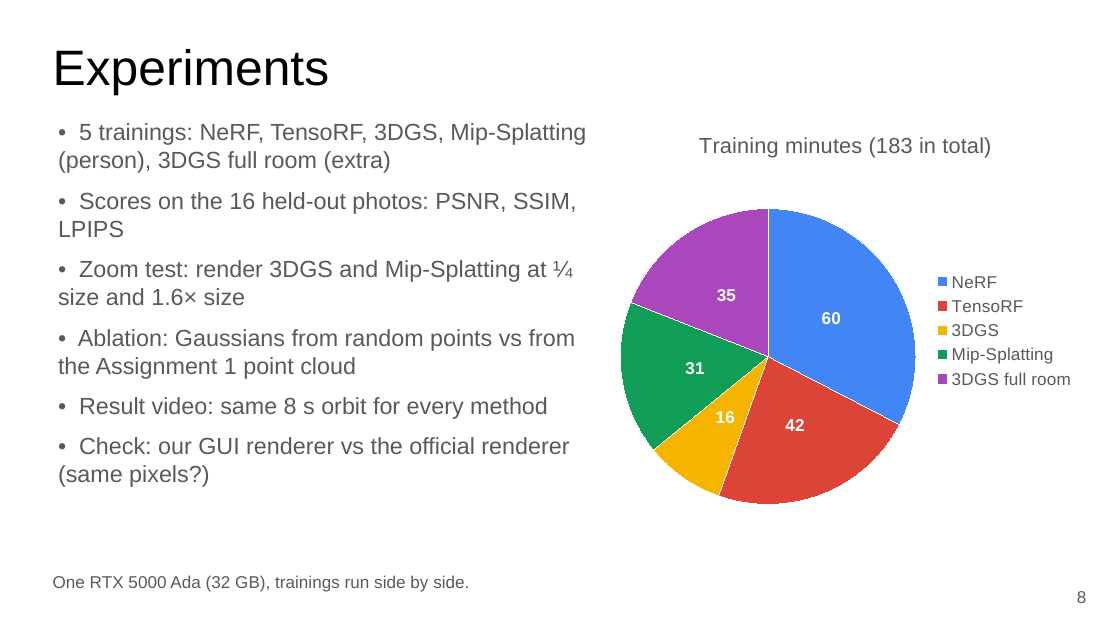
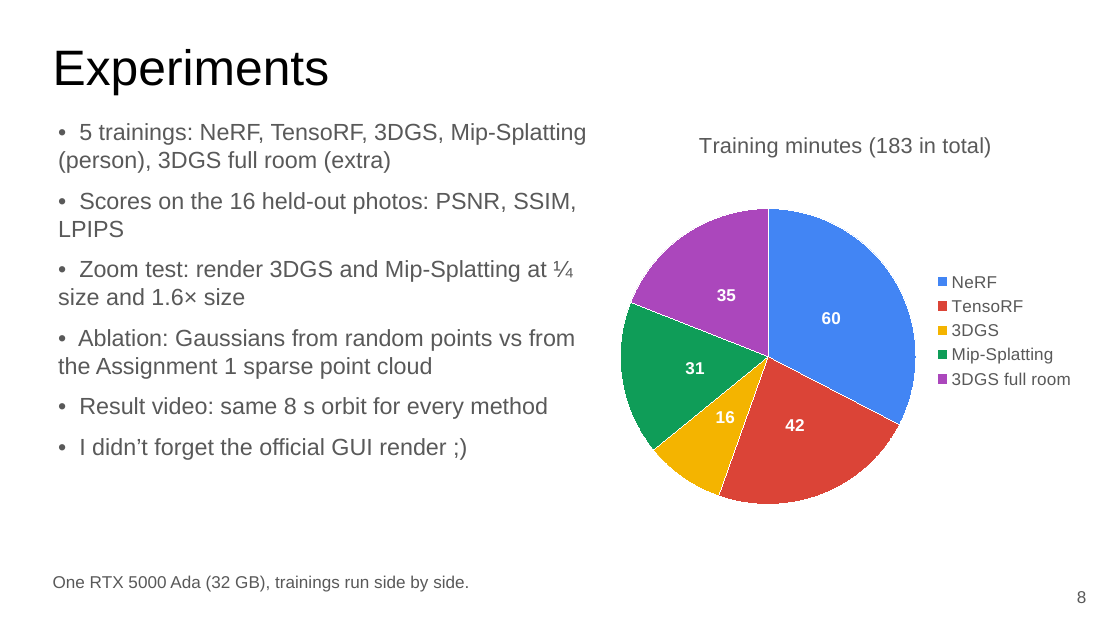
Before and after one commit to anas2908/cv802_assignment_3, a slide deck: slide 14 of docs/slides/CV802_SP3_novel_view_synthesis.pptx (slide 8 before the commit). Drawn at 1120x630 pixels with LibreOffice and Linux fonts; fonts in the diff are those of the drawing. Boxes give left, top, right and bottom in pixels: in the first picture for what was removed or moved away, otherwise in the second. Text is boxed around its words. In the diff, an @@ line names an element or a change of style, - is before the commit and + after.

```diff
--- a/docs/slides/CV802_SP3_novel_view_synthesis.pptx
+++ b/docs/slides/CV802_SP3_novel_view_synthesis.pptx
@@ text at <box>58,123,587,419</box>: less space between paragraphs @@
@@ text at <box>58,329,576,379</box>: text changed @@
-• Ablation: Gaussians from random points vs from the Assignment 1 point cloud
+• Ablation: Gaussians from random points vs from the Assignment 1 sparse point cloud
@@ text at <box>79,438,446,460</box>: text changed @@
-• Check: our GUI renderer vs the official renderer (same pixels?)
+• I didn’t forget the official GUI render ;)
```
Also in this commit, not shown: 14 other slides changed, 7 slides added, 1 slide removed, 5 other files.
